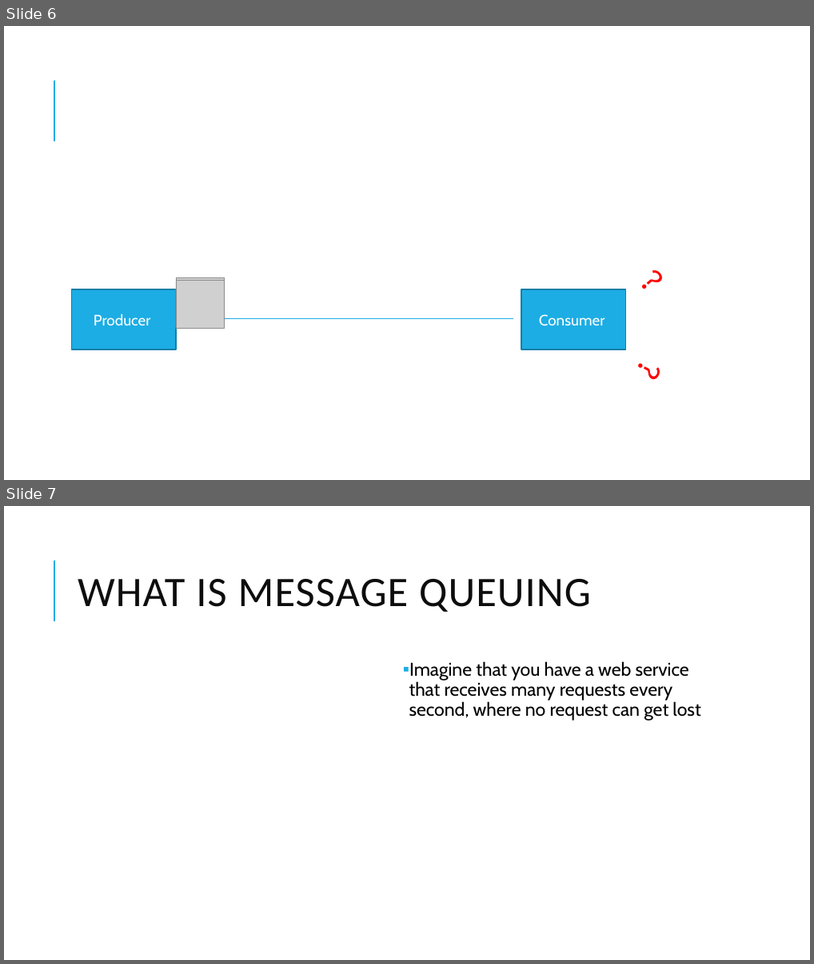
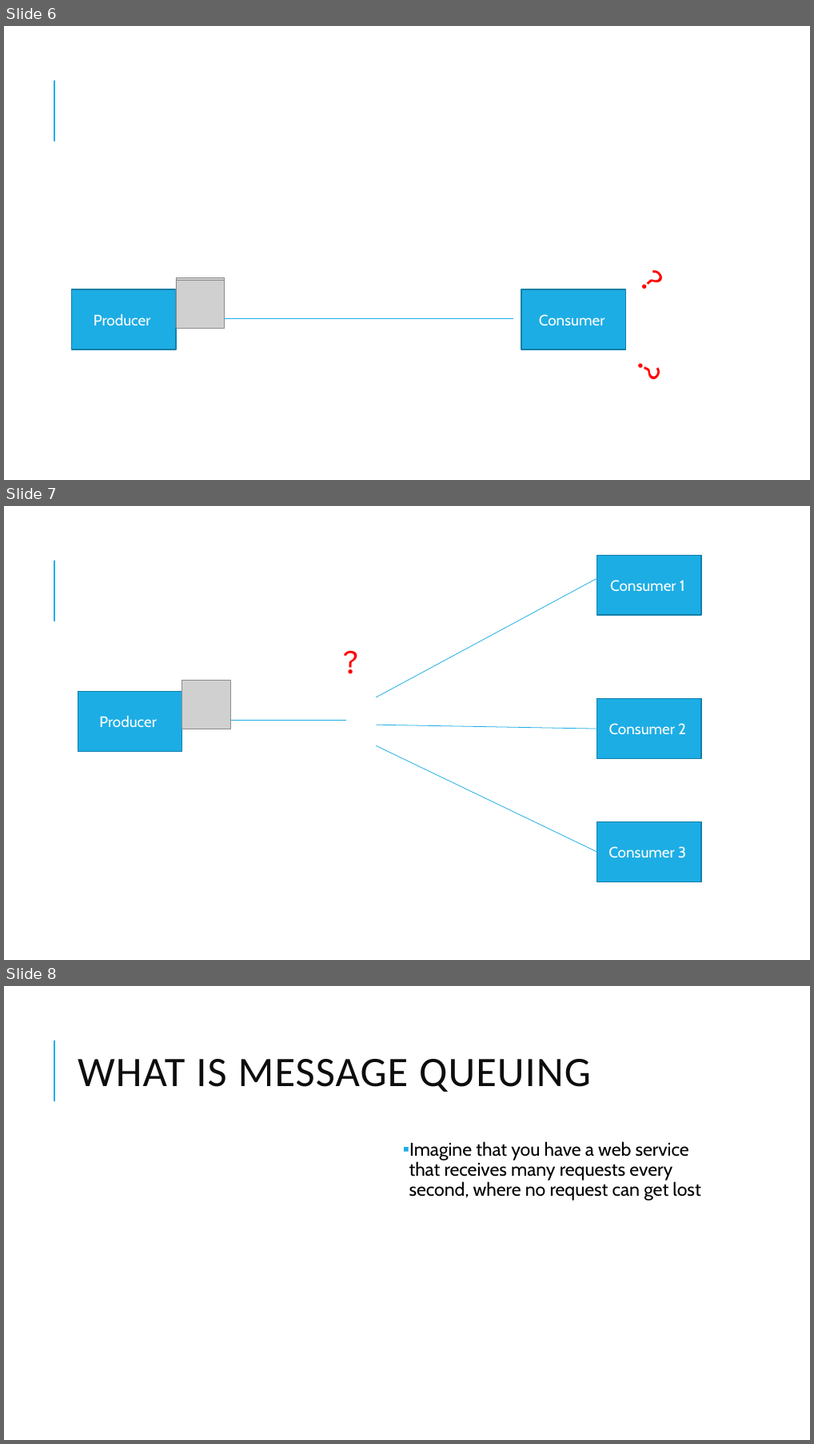
Before and after one commit to ov1n/Active-MQ-presentation, a slide deck: activemq.pptx. Shown one above the other, each under a label of ours: slides 6 and 7 before the commit, slides 6, 7 and 8 after it. The pictures are 814x964 and 814x1444 pixels, drawn with LibreOffice and Linux fonts; fonts in the diff are those of the drawing; grey boxes stand for pictures. Boxes give left, top, right and bottom in pixels: in the first picture for what was removed or moved away, otherwise in the second. Text is boxed around its words. In the diff, an @@ line names an element or a change of style, - is before the commit and + after.

```diff
--- a/activemq.pptx
+++ b/activemq.pptx
@@ slide 7 added at bbox=[4, 506, 810, 960], background #FFFFFF; not listed: 1 template element that a slide beside it also shows @@
@@ rectangle added at bbox=[598, 555, 702, 615], fill #1CADE4, outline #1580A9 1.25 pt, 18 pt, text #FFFFFF @@
+Consumer 1
@@ line added from (376, 697) to (598, 578), #1CADE4 0.75 pt @@
@@ text added at bbox=[338, 636, 370, 684], 40 pt, text #FF0000 @@
+?
@@ rectangle added at bbox=[78, 692, 182, 752], fill #1CADE4, outline #1580A9 1.25 pt, 18 pt, text #FFFFFF @@
+Producer
@@ picture added at bbox=[182, 680, 230, 728] @@
@@ line added from (182, 720) to (346, 720), #1CADE4 0.75 pt @@
@@ rectangle added at bbox=[598, 698, 702, 758], fill #1CADE4, outline #1580A9 1.25 pt, 18 pt, text #FFFFFF @@
+Consumer 2
@@ line added from (376, 745) to (598, 852), #1CADE4 0.75 pt @@
@@ line added from (376, 724) to (598, 728), #1CADE4 0.75 pt @@
@@ rectangle added at bbox=[598, 822, 702, 882], fill #1CADE4, outline #1580A9 1.25 pt, 18 pt, text #FFFFFF @@
+Consumer 3
@@ what was slide 7 is now slide 8 @@
```
Also in this commit, not shown: 1 slide changed, 7 other slides added, 4 slides removed, 9 other files.
